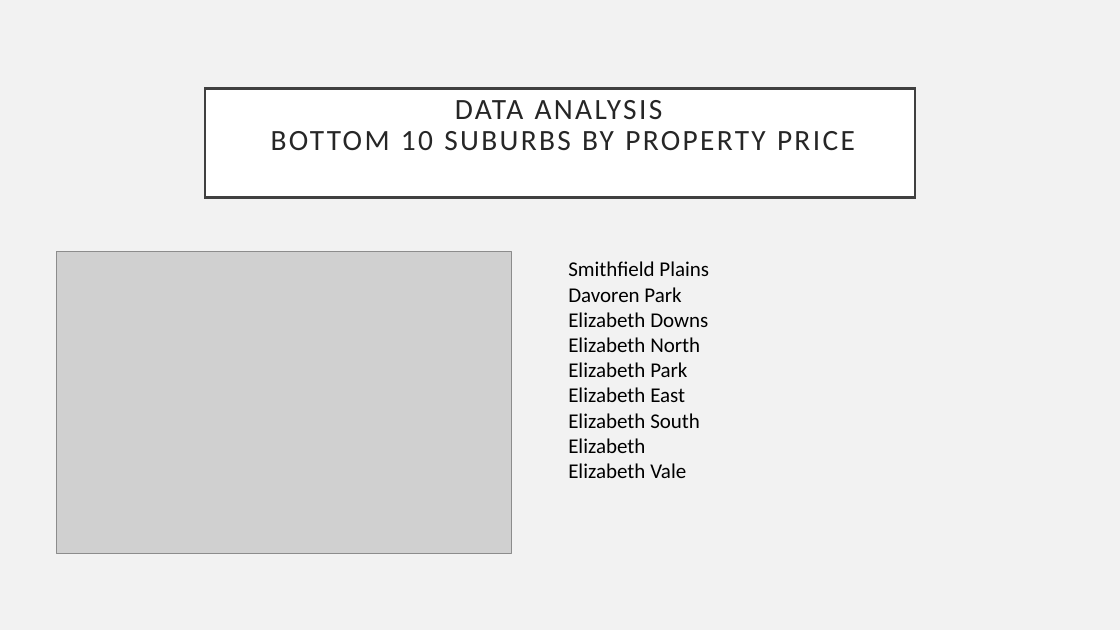
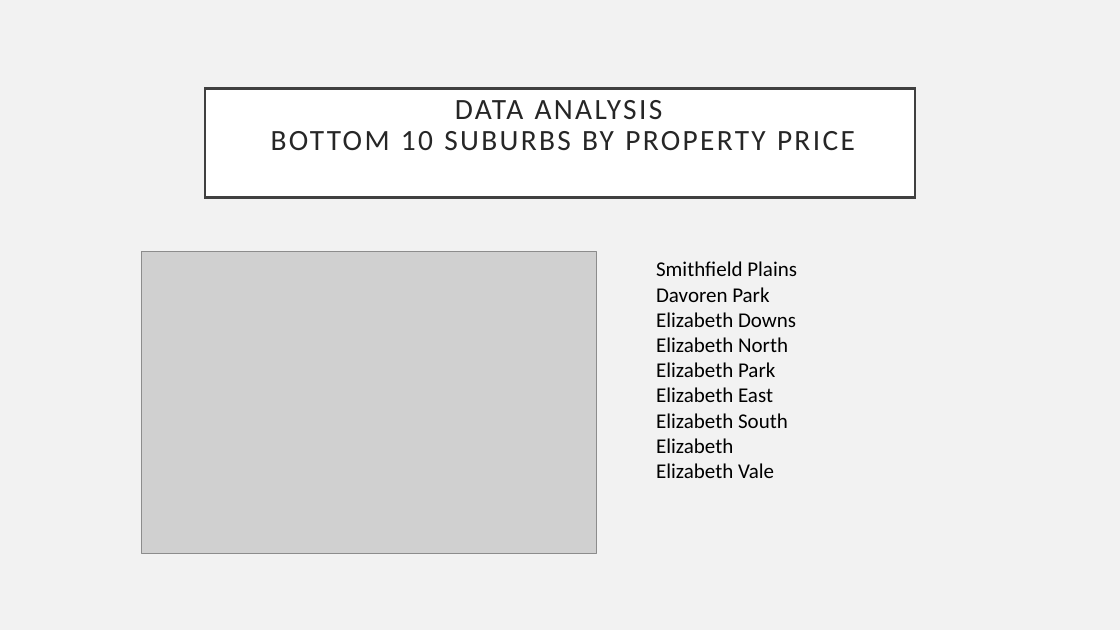
Before and after one commit to Sprettle/Chevrolet-Chilis, a slide deck: slide 9 of Project 1 Presentation.pptx (slide 10 before the commit). Drawn at 1120x630 pixels with LibreOffice and Linux fonts; fonts in the diff are those of the drawing; grey boxes stand for pictures. Boxes give left, top, right and bottom in pixels: in the first picture for what was removed or moved away, otherwise in the second. Text is boxed around its words. In the diff, an @@ line names an element or a change of style, - is before the commit and + after.

```diff
--- a/Project 1 Presentation.pptx
+++ b/Project 1 Presentation.pptx
@@ picture: place and size @@
-picture at bbox=[56, 252, 511, 555]
+picture at bbox=[142, 252, 597, 555]
@@ text "Smithfield Plains": place and size @@
-text "Smithfield Plains" at bbox=[568, 261, 709, 478]
+text "Smithfield Plains" at bbox=[656, 261, 797, 478]
```
Also in this commit, not shown: 7 other slides changed, 1 slide removed, 1 other file.
